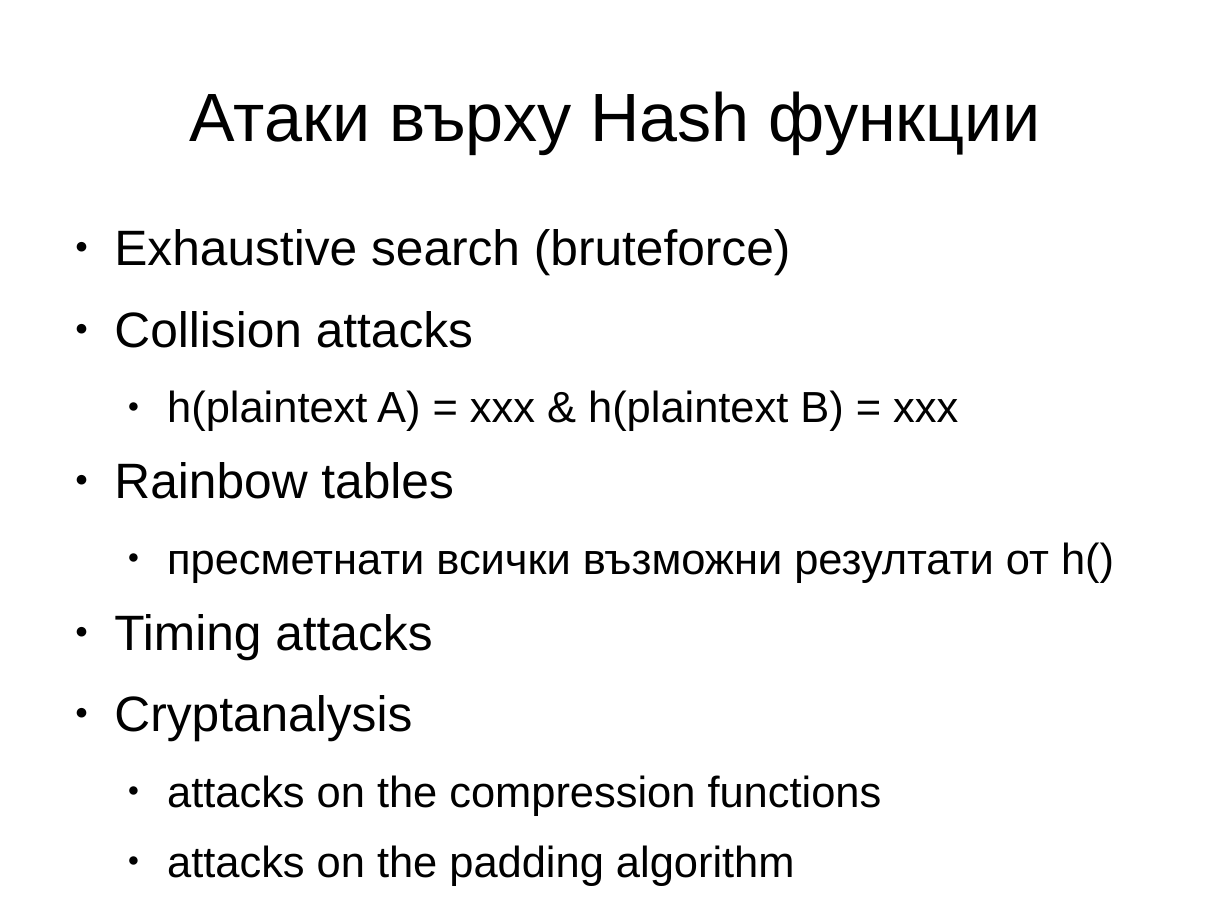
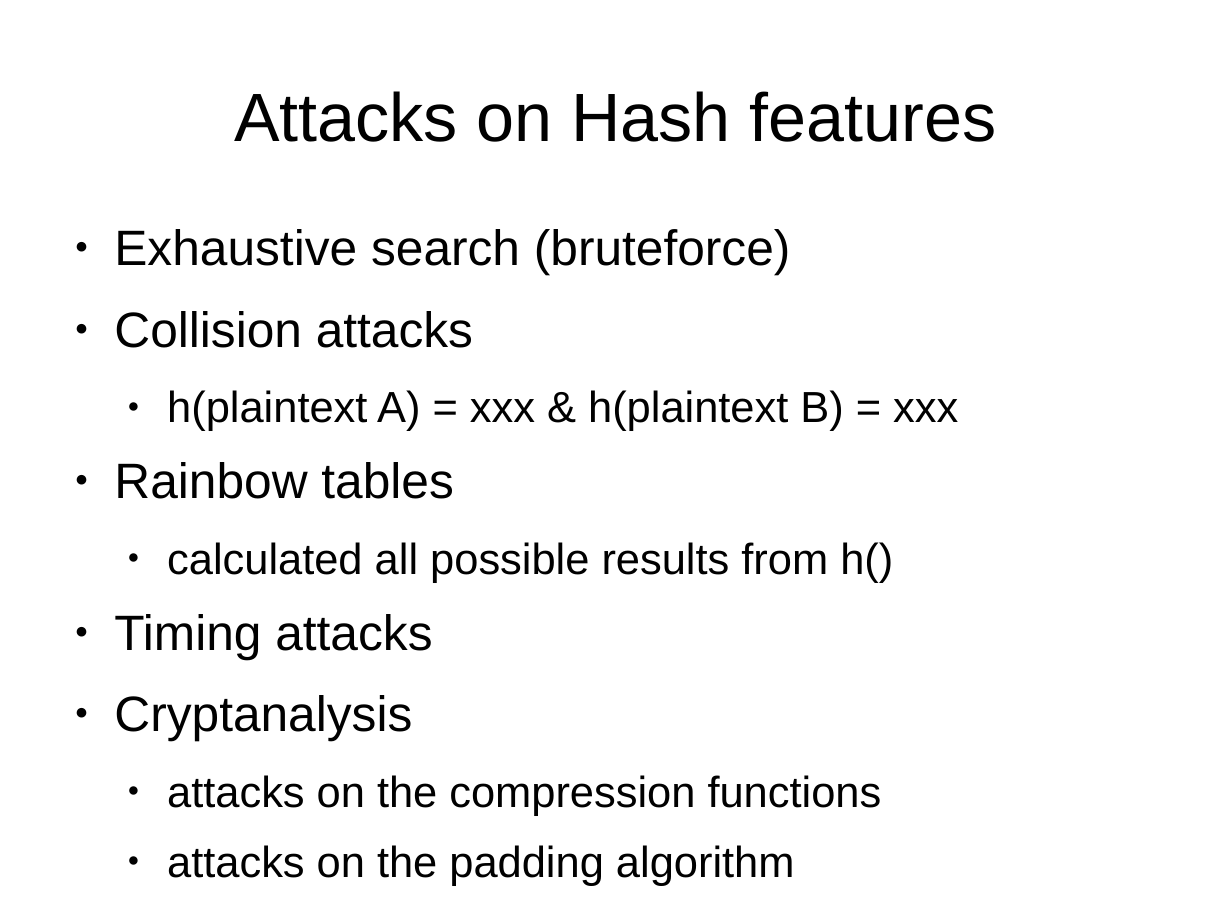
Before and after one commit to hackman/netsec1, a slide deck: slide 19 of presentations/cryptography.odp. Drawn at 1232x924 pixels with LibreOffice and Linux fonts; fonts in the diff are those of the drawing. Boxes give left, top, right and bottom in pixels: in the first picture for what was removed or moved away, otherwise in the second. Text is boxed around its words. In the diff, an @@ line names an element or a change of style, - is before the commit and + after.

```diff
--- a/presentations/cryptography.odp
+++ b/presentations/cryptography.odp
@@ title at (234, 91, 997, 142): text changed @@
-Атаки върху Hash функции
+Attacks on Hash features
@@ text at (167, 542, 893, 583): text changed @@
-  ● пресметнати всички възможни резултати от h()
+  ● calculated all possible results from h()
```
Also in this commit, not shown: 31 other slides changed, 8 slides added, 8 slides removed.
